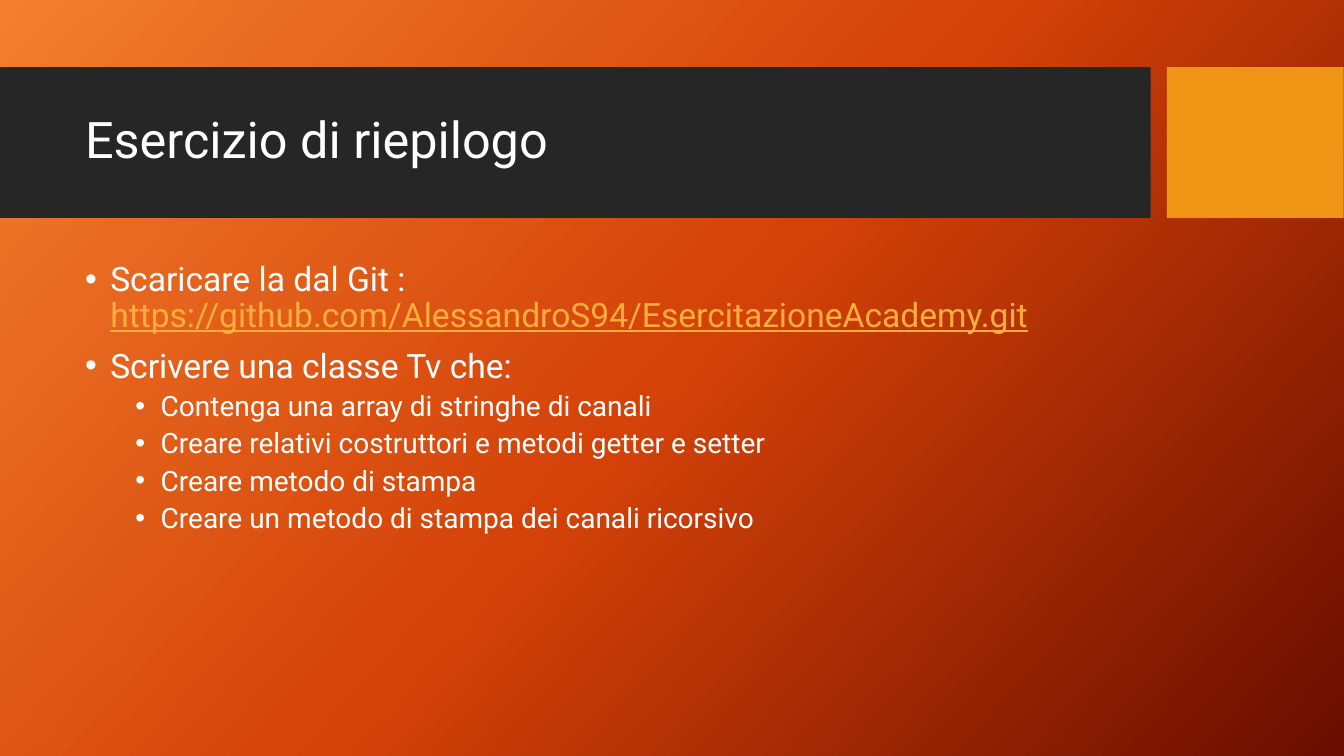
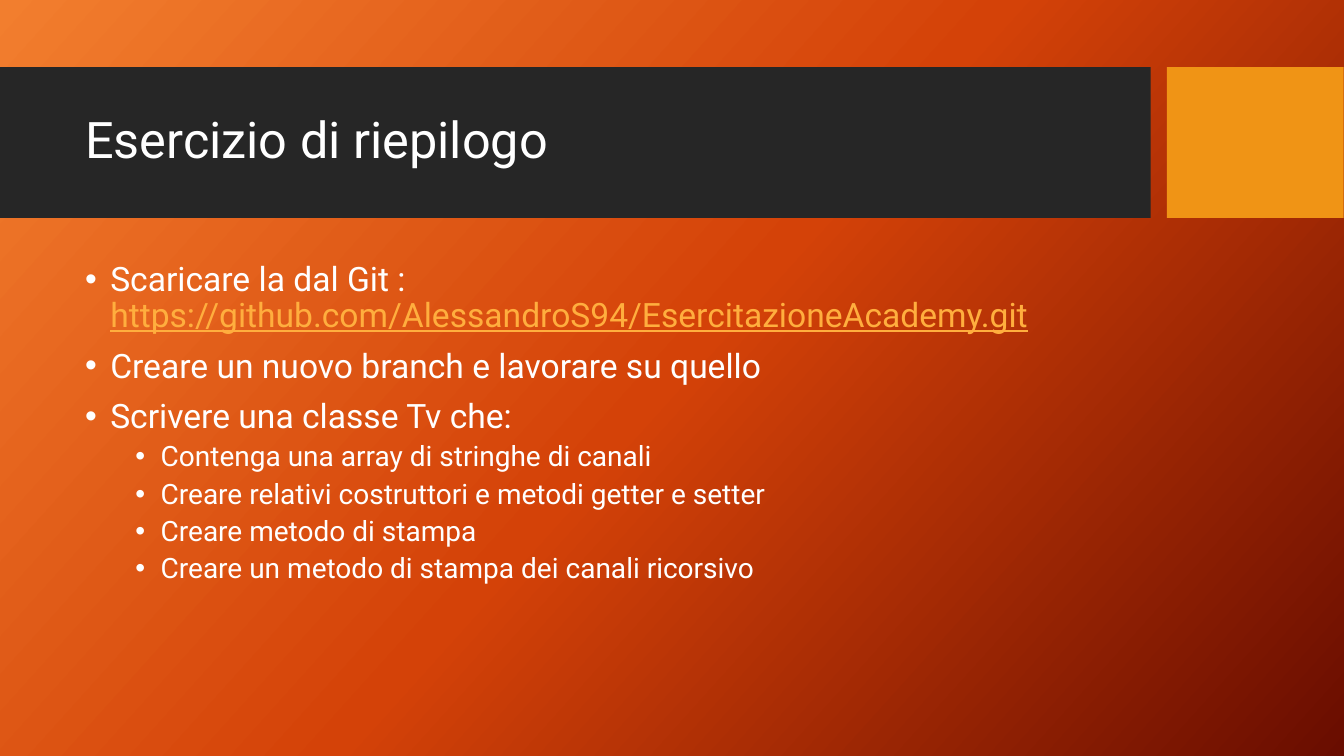
Before and after one commit to AlessandroS94/Academy1122, a slide deck: slide 2 of Day 2/Fondamenti Java 2.pptx. Drawn at 1344x756 pixels with LibreOffice and Linux fonts; fonts in the diff are those of the drawing; background and template pictures are left out. Boxes give left, top, right and bottom in pixels: in the first picture for what was removed or moved away, otherwise in the second. Text is boxed around its words. In the diff, an @@ line names an element or a change of style, - is before the commit and + after.

Commit message:
update

```diff
--- a/Day 2/Fondamenti Java 2.pptx
+++ b/Day 2/Fondamenti Java 2.pptx
@@ text at <box>110,352,761,385</box>: paragraph added @@
+• Creare un nuovo branch e lavorare su quello
```
Also in this commit, not shown: 2 slides added.
